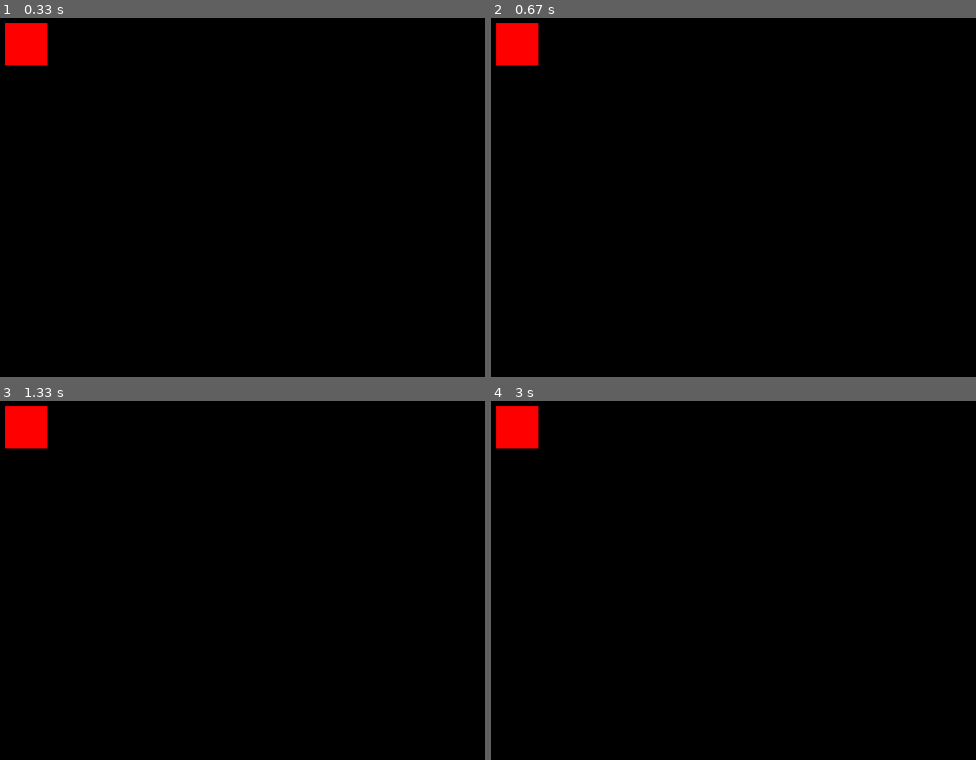
Above: before the commit, frames 1-4 (two rows, left to right).
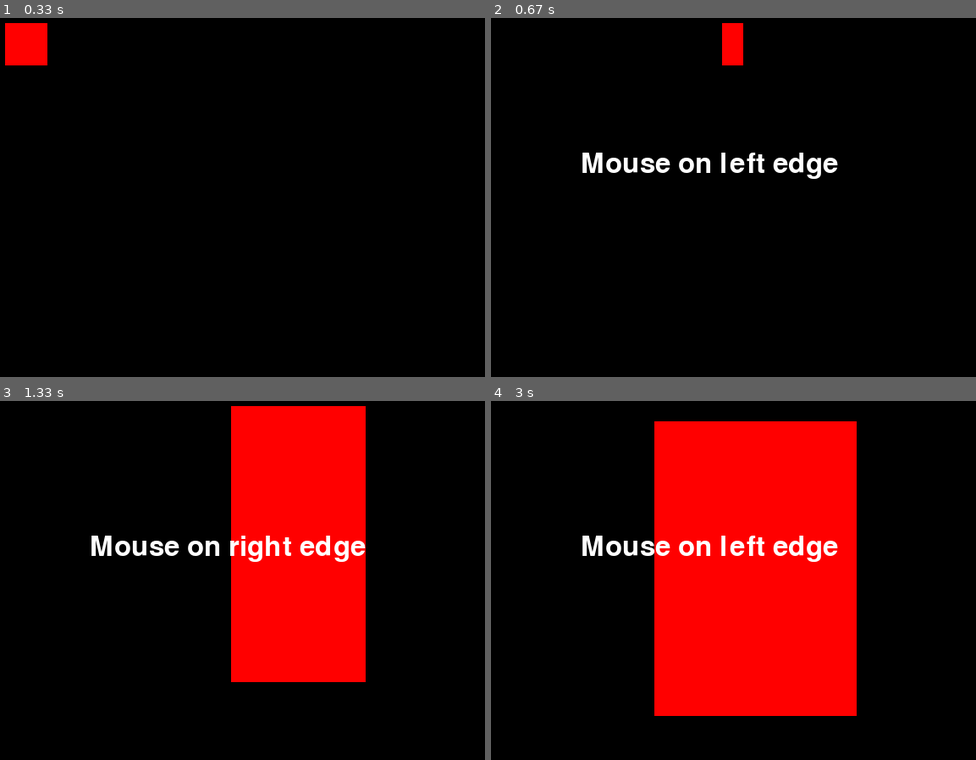
Above: after the commit, the same moments.

Repository: ARUN-R-DAS/python-basics
Game: pygame game, started from ResizeABox/main.py
The game is run twice, just before and just after one commit, with the same random seed, the same clock (stepped at 60 frames per second) and the same inputs.
Inputs (mouse positions are in pixels of both pictures, inside the frame that each line leads up to):
- Up to frame 1 (0.33 s): no input
- Up to frame 2 (0.67 s): press the mouse at (495, 43) at 0.37 s; move the mouse to (607, 46) at 0.47 s; release the mouse at (723, 53) at 0.6 s
- Up to frame 3 (1.33 s): press the mouse at (242, 447) at 0.7 s; move the mouse to (276, 566) at 0.8 s; release the mouse at (310, 681) at 0.93 s; press the mouse at (252, 544) at 1.03 s; move the mouse to (310, 523) at 1.13 s; release the mouse at (363, 505) at 1.27 s
- Up to frame 4 (3 s): press the mouse at (733, 404) at 1.37 s; move the mouse to (665, 569) at 1.47 s; release the mouse at (602, 734) at 1.6 s; press the mouse at (786, 734) at 1.7 s; move the mouse to (704, 576) at 1.8 s; release the mouse at (617, 422) at 1.93 s; press the mouse at (786, 756) at 2.03 s; move the mouse to (641, 734) at 2.13 s; release the mouse at (491, 716) at 2.27 s; press the mouse at (723, 569) at 2.87 s; move the mouse to (655, 505) at 2.97 s

Frame 1 is identical in both runs. In frame 2, 2.9% of the frame differs, in the area x 1-72%, y 1-45%; in frame 3, 23%; in frame 4, 36%, in the area x 1-76%, y 1-88%.

Commit message:
completed project. the box can now be resized from all 4 edges

Diff:
--- a/ResizeABox/main.py
+++ b/ResizeABox/main.py
@@ -36,7 +36,7 @@
 def resize_square():
     global current_edge
     global dragging
-    global square_y,square_y_size
+    global square_x,square_x_size,square_y,square_y_size
     global old_square
 
     if dragging:
@@ -44,6 +44,13 @@
             square_y = mouse_y
             square_y_size = max(min_size,((old_square['sq_y'] + old_square['sq_y_size']) - square_y))
             # restrict the resizing to a min value
+        elif current_edge == 'bottom':
+            square_y_size = max(min_size,mouse_y - square_y)
+        elif current_edge == 'left':
+            square_x = mouse_x
+            square_x_size = max(25,(old_square['sq_x_size'] + old_square['sq_x']) - square_x)
+        elif current_edge == 'right':
+            square_x_size = max(min_size,mouse_x - square_x)
 #----------------------------------------------
 def display_text(text):
     font = pygame.font.Font(None, 48)
Not shown, changed: ResizeABox/readme
